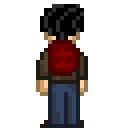
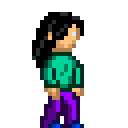
Layer changes from the first 128 x 128 image to the second:
hid "back" over (x1=36, y1=4, x2=88, y2=128)
added layer "jenny_idle" above "idle" over (x1=32, y1=12, x2=84, y2=128)
